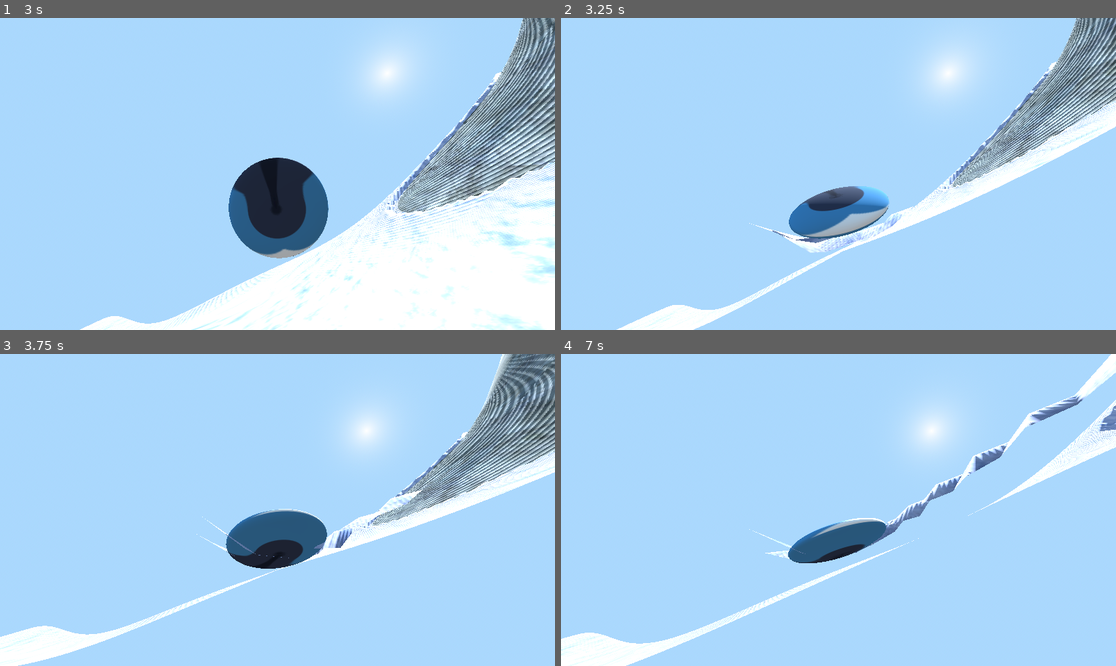
Above: before the commit, frames 1-4 (two rows, left to right).
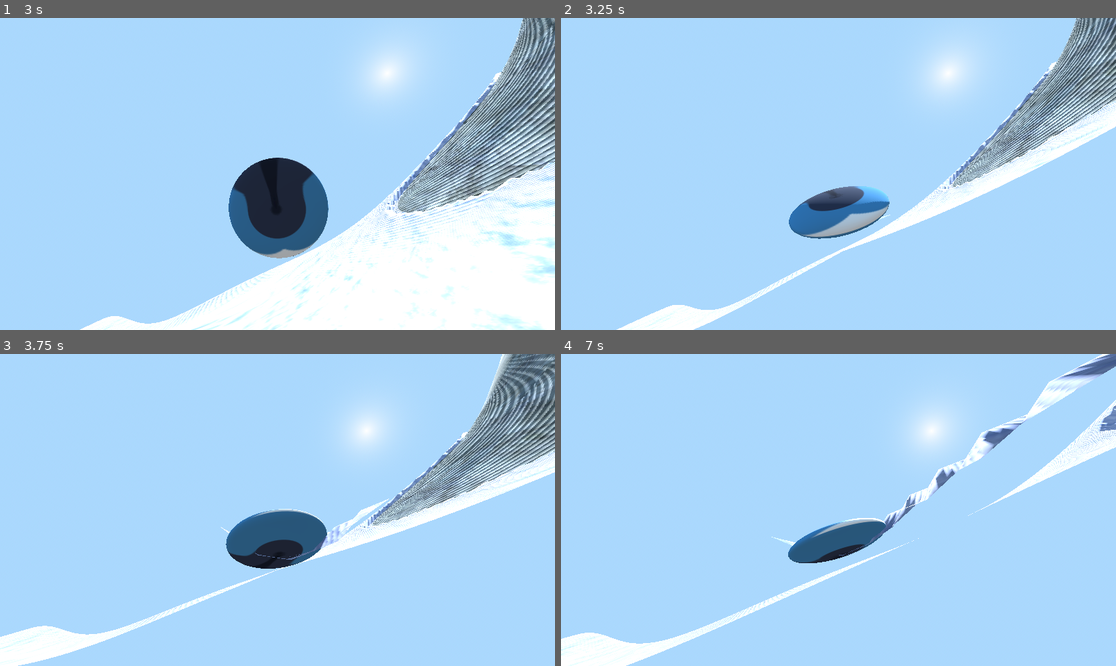
Above: after the commit, the same moments.

Repository: EightLimbed/MountainGame
Game: Godot game, scene res://Game.tscn
Same seed, same stepped clock (60 frames per second), same inputs: the game is played once before the commit and once after it. The engine's default icon, where the game draws it, is replaced by a stand-in: a white triangle on a blue panel in a dark square.
Inputs (mouse positions are in pixels of both pictures, inside the frame that each line leads up to):
- Up to frame 1 (3 s): move the mouse to (399, 158) at 0.52 s; hold D (Right) 0.53-1.28 s; click (399, 158) at 0.67 s; move the mouse to (249, 174) at 1.27 s; hold W (Forward) from 1.28 s (still down); move the mouse to (288, 167) at 2.02 s; move the mouse to (271, 180) at 2.77 s; click (271, 180) at 2.92 s
- Up to frame 2 (3.25 s): keep holding W (Forward)
- Up to frame 3 (3.75 s): keep holding W (Forward); move the mouse to (316, 513) at 3.52 s
- Up to frame 4 (7 s): move the mouse to (794, 506) at 4.27 s; move the mouse to (844, 510) at 5.02 s; click (844, 510) at 5.17 s; move the mouse to (816, 503) at 5.77 s; release W (Forward) at 5.78 s; hold D (Right) 5.78-6.53 s; move the mouse to (866, 510) at 6.52 s; hold W (Forward) from 6.53 s (still down)

Frame 1 is identical in both runs. In frame 2, 0.7% of the frame differs, in the area x 33-64%, y 58-76%; in frame 3, 0.7%; in frame 4, 3.3%, in the area x 33-100%, y 0-66%.

Commit message:
More Treads Stuff

Diff:
--- a/Chunk.gdshader
+++ b/Chunk.gdshader
@@ -3,39 +3,35 @@
 varying flat int treaded;
 varying float d;
 const float snow_threshold = 0.7;
-const float tread_radius = 2.5;
+const float tread_radius = 3.0;
 uniform sampler2D snow_texture;
 uniform sampler2D stone_texture;
 uniform int max_treads = 128;
 global uniform sampler2D treaded_vertices;
-global uniform vec3 player_position;
 
 float tread_depth(vec3 pos){
+	vec3 dp = texture(treaded_vertices, vec2(1.0, 0.5)).rgb - pos;
+	float mds = float(max_treads*max_treads);
+	if (dot(dp, dp) > mds) return tread_radius;
+	float max_falloff = 0.0;
 	for (int i = 0; i < max_treads; i++) {
 		vec3 fp = texture(treaded_vertices, vec2((float(i) + 0.5) / float(max_treads), 0.5)).rgb;
-		vec3 delta = pos-fp;
+		vec3 delta = pos - fp;
 		float td = dot(delta, delta);
-		if (td < tread_radius*tread_radius) {
-			//apparently some bum ass smoothstep is way faster than sqrt() in glsl?
-			float falloff = smoothstep(tread_radius*tread_radius, 0.0, td);
-			return tread_radius * falloff;
-		}
+		float falloff = smoothstep(tread_radius * tread_radius, 0.0, td);
+		max_falloff = max(max_falloff, falloff);
 	}
-	return tread_radius;
+	return tread_radius - tread_radius * max_falloff;
 }
 
 void vertex() {
 	vec3 world_pos = (MODEL_MATRIX * vec4(VERTEX, 1.0)).xyz;
 	slope = abs(NORMAL.y*1.01);
-	treaded = 0;
-	vec3 dp = player_position - world_pos;
-	float mds = float(max_treads*max_treads);
-	if (dot(dp, dp) < mds) d = tread_depth(world_pos);
-	else d = tread_radius;
+	d = tread_depth(world_pos);
 	if (NORMAL.y > snow_threshold){
 		//no if cases minimizes divergence
 		float weight = smoothstep(tread_radius, 0.0, d);
-		VERTEX += mix(NORMAL * vec3(-1.2,1.0,-1.2), vec3(0.0, -(d - 0.5), 0.0), weight);
+		VERTEX += mix(NORMAL * vec3(-1.2,1.0,-1.2), vec3(0.0, (d - 0.2), 0.0), weight);
 	}
 }
 
--- a/TreadManager.gd
+++ b/TreadManager.gd
@@ -15,11 +15,9 @@
 	footprints.append(pos)
 	if footprints.size() > MAX_TREADS:
 		footprints.pop_front()
-	RenderingServer.global_shader_parameter_set("player_position", pos)
 	update_tread_texture()
 
 func update_tread_texture():
-	#+1s are for current player position
 	var image := Image.create(MAX_TREADS, 1, false, Image.FORMAT_RGBF)
 	for i in MAX_TREADS:
 		var p = footprints[i]
